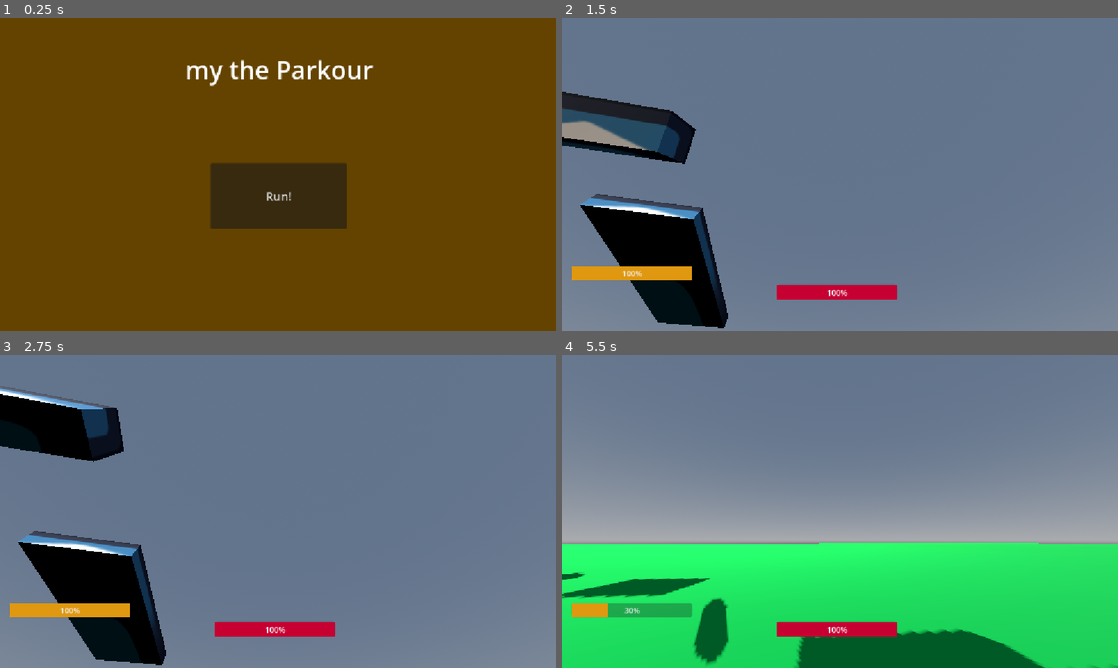
Above: before the commit, frames 1-4 (two rows, left to right).
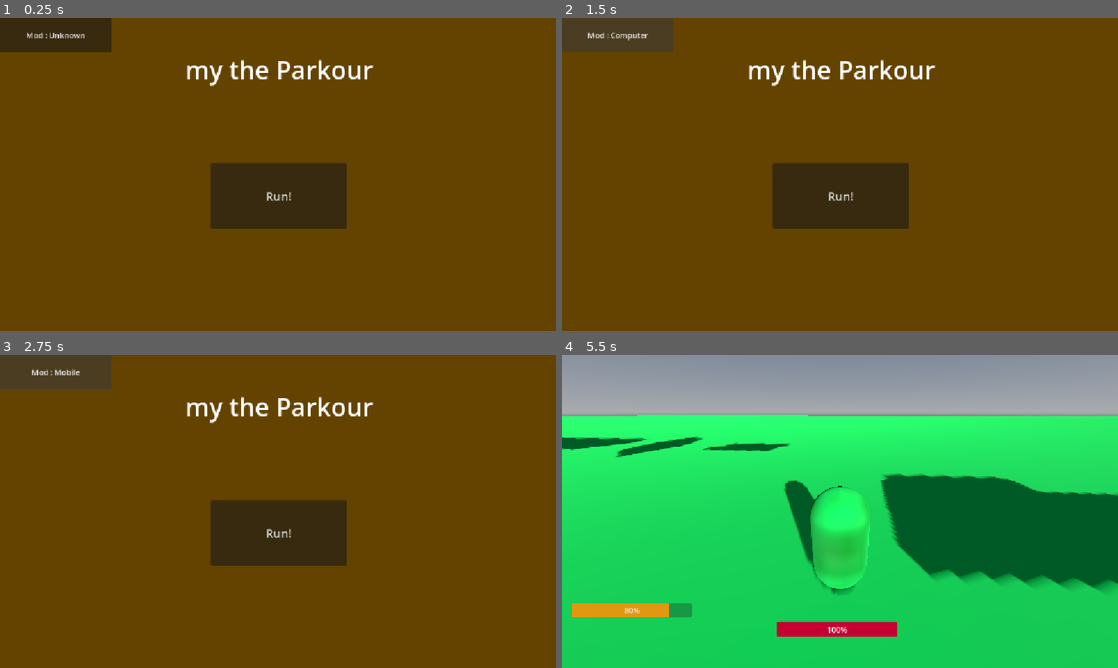
Above: after the commit, the same moments.

Repository: mmehrad2015827-a11y/rule
Game: Godot game, scene res://StartMenu.tscn
Two runs of this game, one before a commit and one after it. Both use one fixed random seed, a clock stepped at 60 frames per second and the inputs below. The engine's default icon, where the game draws it, is replaced by a stand-in: a white triangle on a blue panel in a dark square.
Inputs (mouse positions are in pixels of both pictures, inside the frame that each line leads up to):
- Up to frame 1 (0.25 s): no input
- Up to frame 2 (1.5 s): click "Run!" at 0.5 s; click (617, 33) at 1.25 s, where only the run after the commit has a clickable "Mod : Unknown"
- Up to frame 3 (2.75 s): click (55, 370) at 2 s, where only the run after the commit has a clickable "Mod : Computer"
- Up to frame 4 (5.5 s): click (617, 370) at 2.75 s, where only the run after the commit has a clickable "Mod : Mobile"; tap Enter (ui_accept) at 3.5, 3.77, 4.52 s; move the mouse to (867, 511) at 3.52 s; hold Up (ui_up) from 3.53 s (still down); tap T at 3.6, 5.1 s; click (867, 511) at 3.67 s; move the mouse to (812, 511) at 4.27 s; tap Ctrl at 4.35 s; click (812, 511) at 4.42 s; move the mouse to (851, 505) at 5.02 s; click (851, 505) at 5.17 s

The runs differ from the first frame. In frame 1, 2.2% of the frame differs, in the area x 0-20%, y 0-11%; in frame 2, 100%, in the area x 0-100%, y 0-100%; in frame 3, 100%; in frame 4, 81%.

Commit message:
_sonic

Diff:
--- a/StartMenu.tscn
+++ b/StartMenu.tscn
@@ -43,4 +43,11 @@
 theme_override_font_sizes/font_size = 24
 text = "Run!"
 
+[node name="Button2" type="Button" parent="." unique_id=1213634466]
+layout_mode = 0
+offset_right = 231.0
+offset_bottom = 71.0
+text = "Mod : Unknown"
+
 [connection signal="pressed" from="Button" to="." method="_on_button_pressed"]
+[connection signal="pressed" from="Button2" to="." method="_on_button_2_pressed"]
--- /dev/null
+++ b/mobile_controls.gd
@@ -0,0 +1,38 @@
+
+extends CanvasLayer
+
+func _ready():
+	var game = get_tree().current_scene
+	var target = game.find_child("Node Rule", true, false)
+
+	if target == null:
+		print("ERROR: Node Rule not found!")
+		return
+
+	var old_parent = get_parent()
+
+	if old_parent != target:
+		old_parent.remove_child(self)
+		target.add_child(self)
+
+	print("MobileControls moved to Node Rule!")
+
+
+func _on_mot_ready_wqiw() -> void:
+	pass # Replace with function body.
+
+
+func _on_movement_ready() -> void:
+	pass # Replace with function body.
+
+
+func _on_movement_tree_exited() -> void:
+	pass # Replace with function body.
+
+
+func _on_control_ready() -> void:
+	pass # Replace with function body.
+
+
+func _on_control_tree_exiting() -> void:
+	pass # Replace with function body.
--- /dev/null
+++ b/mobile_controls.tscn
@@ -0,0 +1,37 @@
+[gd_scene format=3 uid="uid://cakhn2u1b5vbw"]
+
+[ext_resource type="Script" uid="uid://lcm1go8f2x40" path="res://mobile_controls.gd" id="1_kkojo"]
+[ext_resource type="Script" uid="uid://c0p4i4t70cca3" path="res://movement.gd" id="1_m2tvd"]
+
+[node name="MobileControls" type="CanvasLayer" unique_id=179883253]
+script = ExtResource("1_kkojo")
+
+[node name="Control" type="Control" parent="." unique_id=1552296733]
+layout_mode = 3
+anchors_preset = 0
+offset_right = 40.0
+offset_bottom = 40.0
+
+[node name="Movement" type="Control" parent="Control" unique_id=1267573406]
+layout_mode = 1
+anchor_top = 14.880001
+anchor_right = 1.983
+anchor_bottom = 16.2
+offset_top = -113.20007
+offset_right = 100.68
+offset_bottom = 14.0
+grow_vertical = 0
+script = ExtResource("1_m2tvd")
+
+[node name="JumpButton" type="TouchScreenButton" parent="Control" unique_id=2131988761]
+
+[node name="RunButton" type="TouchScreenButton" parent="Control" unique_id=591954984]
+
+[node name="CameraButton" type="TouchScreenButton" parent="Control" unique_id=1233943597]
+
+[connection signal="ready" from="Control" to="." method="_on_control_ready"]
+[connection signal="ready" from="Control" to="Control/Movement" method="_on_control_ready"]
+[connection signal="tree_exiting" from="Control" to="." method="_on_control_tree_exiting"]
+[connection signal="tree_exiting" from="Control" to="Control/Movement" method="_on_control_tree_exiting"]
+[connection signal="ready" from="Control/Movement" to="." method="_on_movement_ready"]
+[connection signal="tree_exited" from="Control/Movement" to="." method="_on_movement_tree_exited"]
--- /dev/null
+++ b/movement.gd
@@ -0,0 +1,123 @@
+
+extends Control
+
+@export var joystick_radius = 75.0
+
+var touch_index = -1
+var mouse_pressed = false
+var joystick_vector = Vector2.ZERO
+
+
+func _ready():
+	mouse_filter = Control.MOUSE_FILTER_STOP
+	queue_redraw()
+
+
+func _draw():
+	var center = size / 2.0
+
+	# دایره اصلی
+	draw_circle(
+		center,
+		joystick_radius,
+		Color(0.2, 0.2, 0.2, 0.6)
+	)
+
+	# دایره داخلی
+	draw_circle(
+		center + joystick_vector * joystick_radius,
+		joystick_radius * 0.4,
+		Color(0.85, 0.85, 0.85, 0.9)
+	)
+
+
+func _gui_input(event):
+
+	# --- کنترل لمسی گوشی ---
+	if event is InputEventScreenTouch:
+
+		if event.pressed and touch_index == -1:
+			touch_index = event.index
+			update_joystick(event.position)
+
+		elif not event.pressed and event.index == touch_index:
+			reset_joystick()
+
+	elif event is InputEventScreenDrag:
+
+		if event.index == touch_index:
+			update_joystick(event.position)
+
+	# --- کنترل با ماوس کامپیوتر ---
+	elif event is InputEventMouseButton:
+		if event.button_index == MOUSE_BUTTON_LEFT:
+
+			mouse_pressed = event.pressed
+
+			if mouse_pressed:
+				update_joystick(event.position)
+			else:
+				reset_joystick()
+
+	elif event is InputEventMouseMotion:
+		if mouse_pressed:
+			update_joystick(event.position)
+
+
+func update_joystick(touch_position):
+
+	var center = size / 2.0
+	var offset = touch_position - center
+
+	joystick_vector = (
+		offset.limit_length(joystick_radius)
+		/ joystick_radius
+	)
+
+	update_movement_actions()
+	queue_redraw()
+
+
+func update_movement_actions():
+
+	if joystick_vector.x < -0.3:
+		Input.action_press("ui_left")
+	else:
+		Input.action_release("ui_left")
+
+	if joystick_vector.x > 0.3:
+		Input.action_press("ui_right")
+	else:
+		Input.action_release("ui_right")
+
+	if joystick_vector.y < -0.3:
+		Input.action_press("ui_up")
+	else:
+		Input.action_release("ui_up")
+
+	if joystick_vector.y > 0.3:
+		Input.action_press("ui_down")
+	else:
+		Input.action_release("ui_down")
+
+
+func reset_joystick():
+
+	touch_index = -1
+	mouse_pressed = false
+	joystick_vector = Vector2.ZERO
+
+	Input.action_release("ui_left")
+	Input.action_release("ui_right")
+	Input.action_release("ui_up")
+	Input.action_release("ui_down")
+
+	queue_redraw()
+
+
+func _on_control_ready() -> void:
+	pass # Replace with function body.
+
+
+func _on_control_tree_exiting() -> void:
+	pass # Replace with function body.
--- a/project.godot
+++ b/project.godot
@@ -19,6 +19,10 @@
 
 window/stretch/mode="canvas_items"
 window/stretch/aspect="expand"
+
+[dotnet]
+
+project/assembly_name="Rul"
 
 [input]
 
@@ -54,6 +58,12 @@
 , Object(InputEventKey,"resource_local_to_scene":false,"resource_name":"","device":-1,"window_id":0,"alt_pressed":false …(184 unchanged characters)…
 ]
 }
+click={
+"deadzone": 0.2,
+"events": [Object(InputEventMouseButton,"resource_local_to_scene":false,"resource_name":"","device":-1,"window_id":0,"alt_pressed":false,"shift_pressed":false,"ctrl_pressed":false,"meta_pressed":false,"button_mask":0,"position":Vector2(0, 0),"global_position":Vector2(0, 0),"factor":1.0,"button_index":2,"canceled":false,"pressed":false,"double_click":false,"script":null)
+, Object(InputEventMouseButton,"resource_local_to_scene":false,"resource_name":"","device":-1,"window_id":0,"alt_pressed":false,"shift_pressed":false,"ctrl_pressed":false,"meta_pressed":false,"button_mask":0,"position":Vector2(0, 0),"global_position":Vector2(0, 0),"factor":1.0,"button_index":1,"canceled":false,"pressed":false,"double_click":false,"script":null)
+]
+}
 
 [physics]
 
--- /dev/null
+++ b/sketchfab_scene.tscn
@@ -0,0 +1,5 @@
+[gd_scene format=3 uid="uid://cmyfwkets85tn"]
+
+[ext_resource type="PackedScene" uid="uid://bcwcui6x5end2" path="res://pc_computer_-_sonic_frontiers_-_sonic.glb" id="1_r57si"]
+
+[node name="Sketchfab_Scene" unique_id=278284640 instance=ExtResource("1_r57si")]
--- a/start_menu.gd
+++ b/start_menu.gd
@@ -1,11 +1,54 @@
+
 extends Control
+
+const MOBILE_CONTROLS = preload("res://mobile_controls.tscn")
+
+var selected_mode = "Unknown"
 
 func _ready():
 	Input.mouse_mode = Input.MOUSE_MODE_VISIBLE
+	$Button2.text = "Mod : Unknown"
 
+# انتخاب مود
+func _on_button_2_pressed():
+	if selected_mode == "Unknown":
+		selected_mode = "Computer"
+	elif selected_mode == "Computer":
+		selected_mode = "Mobile"
+	else:
+		selected_mode = "Computer"
+
+	$Button2.text = "Mod : " + selected_mode
+
+	print("Selected mode: ", selected_mode)
+
+
+# دکمه Run!
 func _on_button_pressed():
-	print("دکمه کلیک شد!") # این خط رو اضافه کردم
+	if selected_mode == "Unknown":
+		print("Please select a game mode!")
+		return
 
-	# ⚠️ خیلی مهم: اسم فایل بازی اصلیت رو چک کن
-	# اگر اسم فایل صحنه بازیت Node3D.tscn نیست، اسمش رو اینجا بنویس
-	get_tree().change_scene_to_file("res://vs.tscn")
+	var tree = get_tree()
+	var is_mobile = selected_mode == "Mobile"
+
+	var error = tree.change_scene_to_file("res://vs.tscn")
+
+	if error != OK:
+		print("Failed to load game!")
+		return
+
+	await tree.scene_changed
+
+	if is_mobile:
+		var game = tree.current_scene
+		var target_node = game.find_child("Node Rule", true, false)
+
+		if target_node == null:
+			print("ERROR: Node Rule not found!")
+			return
+
+		var controls = MOBILE_CONTROLS.instantiate()
+		target_node.add_child(controls)
+
+		print("MobileControls successfully added to Node Rule!")
--- a/vs.tscn
+++ b/vs.tscn
@@ -5,6 +5,7 @@
 [ext_resource type="Texture2D" uid="uid://cwjitol4wh3yx" path="res://my.jpg" id="2_od4ev"]
 [ext_resource type="Texture2D" uid="uid://bmn6lskgqqk0a" path="res://icon.svg" id="4_awcal"]
 [ext_resource type="Script" uid="uid://iet675svdl3n" path="res://animatable.gd" id="5_7dj16"]
+[ext_resource type="PackedScene" uid="uid://bcwcui6x5end2" path="res://pc_computer_-_sonic_frontiers_-_sonic.glb" id="6_caoqp"]
 
 [sub_resource type="ProceduralSkyMaterial" id="ProceduralSkyMaterial_4xowi"]
 sky_horizon_color = Color(0.66224277, 0.6717428, 0.6867428, 1)
@@ -100,7 +101,7 @@
 [sub_resource type="BoxShape3D" id="BoxShape3D_ibiya"]
 size = Vector3(15.5, 1, 6.2)
 
-[node name="Node3D" type="Node3D" unique_id=1327071951]
+[node name="Node Rule" type="Node3D" unique_id=1327071951]
 script = ExtResource("1_od4ev")
 
 [node name="WorldEnvironment" type="WorldEnvironment" parent="." unique_id=586409506]
@@ -263,3 +264,6 @@
 
 [node name="CollisionShape3D" type="CollisionShape3D" parent="StaticBody3D5" unique_id=1303536262]
 shape = SubResource("BoxShape3D_ibiya")
+
+[node name="Sketchfab_Scene" parent="." unique_id=278284640 instance=ExtResource("6_caoqp")]
+transform = Transform3D(1, 0, 0, 0, 1, 0, 0, 0, 1, 1.272035, 0.7738989, 0)
Not shown, added: mobile_controls.gd.uid
Not shown, added: movement.gd.uid
Binary file added: pc_computer_-_sonic_frontiers_-_sonic.glb
Not shown, added: pc_computer_-_sonic_frontiers_-_sonic.glb.import
Binary file added: pc_computer_-_sonic_frontiers_-_sonic_0.png
Not shown, added: pc_computer_-_sonic_frontiers_-_sonic_0.png.import
Binary file added: pc_computer_-_sonic_frontiers_-_sonic_1.png
Not shown, added: pc_computer_-_sonic_frontiers_-_sonic_1.png.import
Binary file added: pc_computer_-_sonic_frontiers_-_sonic_2.png
Not shown, added: pc_computer_-_sonic_frontiers_-_sonic_2.png.import
Binary file added: pc_computer_-_sonic_frontiers_-_sonic_3.png
Not shown, added: pc_computer_-_sonic_frontiers_-_sonic_3.png.import
(and 12 more such lines)
